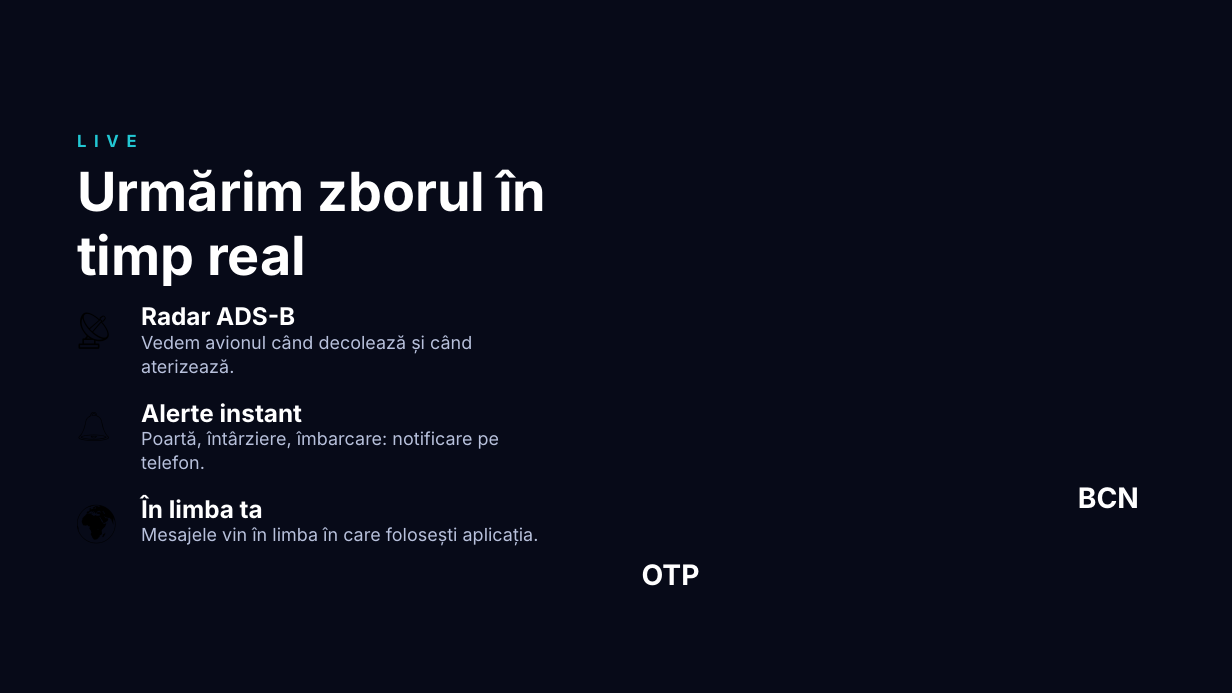
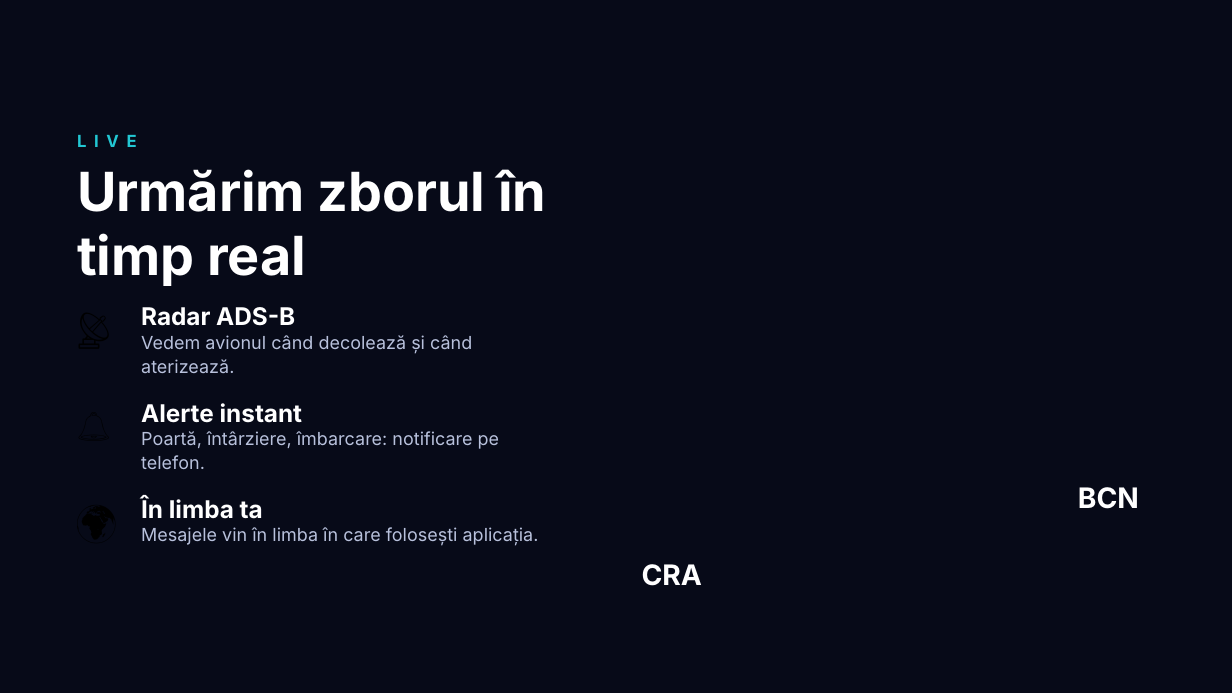
Before and after one commit to Yaniselu/gatemate, a slide deck: slide 6 of promo/Gatemate-Prezentare.pptx. Drawn at 1232x693 pixels with LibreOffice and Linux fonts; fonts in the diff are those of the drawing; background and template pictures are left out. Boxes give left, top, right and bottom in pixels: in the first picture for what was removed or moved away, otherwise in the second. Text is boxed around its words. In the diff, an @@ line names an element or a change of style, - is before the commit and + after.

```diff
--- a/promo/Gatemate-Prezentare.pptx
+++ b/promo/Gatemate-Prezentare.pptx
@@ text at box(642, 564, 702, 586): text changed @@
-OTP
+CRA
```
Also in this commit, not shown: 1 other slide changed.
